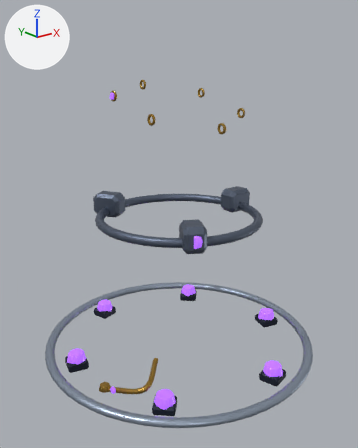
Two versions of the glTF model game/assets/structures/tower_singularity_range_s10.glb, one commit apart.
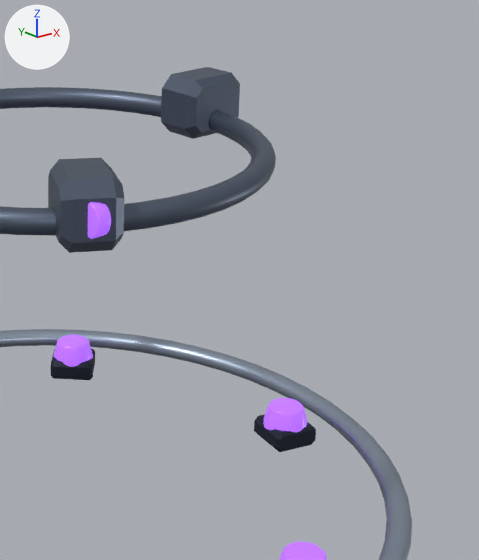
The first picture shows the older version from a camera (50 mm lens) standing at (-2.73, -3.41, 2.6) and looking at (-0.04, -0.05, 1.25). The close-ups show the older and then the newer version on the part from 45% to 94% of the width and 36% to 82% of the height of that picture. Only the edits that show in the close-ups are written down. Arrows for +X, +Y and +Z are at upper left; the lights stay in place. Where no turn or scale is listed for an object, it has been applied to the vertices.

Objects in the first close-up: 'singularity_collar_lens2', 'singularity_collar_pod1', 'singularity_collar_pod2', 'singularity_collar_ring', 'singularity_projector_node2', 'singularity_projector_node3', 'singularity_projector_node4', 'singularity_projector_ring', 'singularity_projector_shoe2', 'singularity_projector_shoe3'.
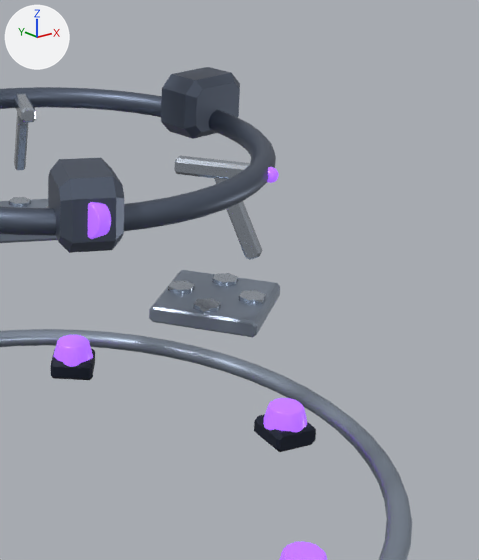
Edits to the bpy script that builds the scene:
```text
Add ob_singularity_collar_strut_b2:
    ob_singularity_collar_strut_b2 = bpy.data.objects.new('singularity_collar_strut_b2', me_mesh_24_1)  # 32 vertices, 60 faces; spans x -0.055..0.055, y -0.079..0.079, z -0.15..0.15; in mat_chrome (pale blue #c3ccd8)
    ob_singularity_collar_strut_b2.location = (0.33, 0.572, 1.16)
Add ob_singularity_collar_strut2:
    ob_singularity_collar_strut2 = bpy.data.objects.new('singularity_collar_strut2', me_mesh_23_1)  # 32 vertices, 60 faces; spans x -0.095..0.095, y -0.14..0.14, z -0.027..0.027; in mat_chrome (pale blue #c3ccd8)
    ob_singularity_collar_strut2.location = (0.3, 0.52, 1.3)
Add ob_singularity_foot_plate_bolts2_0:
    ob_singularity_foot_plate_bolts2_0 = bpy.data.objects.new('singularity_foot_plate_bolts2_0', me_mesh_1_1)  # 16 vertices, 24 faces; spans x -0.039..0.039, y -0.045..0.045, z -0.017..0.017; in mat_chrome (pale blue #c3ccd8)
    ob_singularity_foot_plate_bolts2_0.parent = ob_singularity_foot_plate_bolts2
    ob_singularity_foot_plate_bolts2_0.location = (0.12, 0.0, 0.0)
Add ob_singularity_foot_plate_bolts2:
    ob_singularity_foot_plate_bolts2 = bpy.data.objects.new('singularity_foot_plate_bolts2', None)
    ob_singularity_foot_plate_bolts2.parent = ob_singularity_up_range_l2_arm2
    ob_singularity_foot_plate_bolts2.location = (0.6, 0.0, 0.865)
Add ob_singularity_up_range_l2_arm2:
    ob_singularity_up_range_l2_arm2 = bpy.data.objects.new('singularity_up_range_l2_arm2', None)
    ob_singularity_up_range_l2_arm2.parent = ob_singularity_arm2
    ob_singularity_up_range_l2_arm2.location = (0.0, 0.0, 0.0)
Add ob_singularity_arm2:
    ob_singularity_arm2 = bpy.data.objects.new('singularity_arm2', None)
    ob_singularity_arm2.parent = ob_tower_singularity_range_s10
    ob_singularity_arm2.location = (0.0, 0.0, 0.0)
    ob_singularity_arm2.rotation_euler = (0.0, 0.0, -2.094)  # degrees (0, 0, -120)
Add ob_singularity_foot_plate2:
    ob_singularity_foot_plate2 = bpy.data.objects.new('singularity_foot_plate2', me_mesh_19_1)  # 32 vertices, 60 faces; spans x -0.241..0.241, y -0.24..0.24, z -0.027..0.027; in mat_steel_plate (grey #9aa6b7)
    ob_singularity_foot_plate2.location = (0.3, 0.52, 0.84)
Add ob_singularity_collar_strut_pip1:
    ob_singularity_collar_strut_pip1 = bpy.data.objects.new('singularity_collar_strut_pip1', me_mesh_16_1)  # 400 vertices, 720 faces; spans x -0.025..0.025, y -0.025..0.025, z -0.025..0.025; in mat_energy_field (purple #9b5be8, glowing purple #9b5be8)
    ob_singularity_collar_strut_pip1.location = (0.38, -0.658, 1.3)
Add ob_singularity_collar_strut_b1:
    ob_singularity_collar_strut_b1 = bpy.data.objects.new('singularity_collar_strut_b1', me_mesh_15_1)  # 32 vertices, 60 faces; spans x -0.055..0.055, y -0.079..0.079, z -0.15..0.15; in mat_chrome (pale blue #c3ccd8)
    ob_singularity_collar_strut_b1.location = (0.33, -0.572, 1.16)
Add ob_singularity_collar_strut1:
    ob_singularity_collar_strut1 = bpy.data.objects.new('singularity_collar_strut1', me_mesh_14_1)  # 32 vertices, 60 faces; spans x -0.095..0.095, y -0.14..0.14, z -0.027..0.027; in mat_chrome (pale blue #c3ccd8)
    ob_singularity_collar_strut1.location = (0.3, -0.52, 1.3)
Add ob_singularity_foot_plate_bolts1_3:
    ob_singularity_foot_plate_bolts1_3 = bpy.data.objects.new('singularity_foot_plate_bolts1_3', me_mesh_1_1)  # 16 vertices, 24 faces; spans x -0.039..0.039, y -0.045..0.045, z -0.017..0.017; in mat_chrome (pale blue #c3ccd8)
    ob_singularity_foot_plate_bolts1_3.parent = ob_singularity_foot_plate_bolts1
    ob_singularity_foot_plate_bolts1_3.location = (0.0, 0.12, 0.0)
Add ob_singularity_foot_plate_bolts1:
    ob_singularity_foot_plate_bolts1 = bpy.data.objects.new('singularity_foot_plate_bolts1', None)
    ob_singularity_foot_plate_bolts1.parent = ob_singularity_up_range_l2_arm1
    ob_singularity_foot_plate_bolts1.location = (0.6, 0.0, 0.865)
Add ob_singularity_up_range_l2_arm1:
    ob_singularity_up_range_l2_arm1 = bpy.data.objects.new('singularity_up_range_l2_arm1', None)
    ob_singularity_up_range_l2_arm1.parent = ob_singularity_arm1
    ob_singularity_up_range_l2_arm1.location = (0.0, 0.0, 0.0)
Add ob_singularity_arm1:
    ob_singularity_arm1 = bpy.data.objects.new('singularity_arm1', None)
    ob_singularity_arm1.parent = ob_tower_singularity_range_s10
    ob_singularity_arm1.location = (0.0, 0.0, 0.0)
    ob_singularity_arm1.rotation_euler = (0.0, 0.0, 2.094)  # degrees (0, 0, 120)
Add ob_singularity_foot_plate_bolts1_2:
    ob_singularity_foot_plate_bolts1_2 = bpy.data.objects.new('singularity_foot_plate_bolts1_2', me_mesh_1_1)  # 16 vertices, 24 faces; spans x -0.039..0.039, y -0.045..0.045, z -0.017..0.017; in mat_chrome (pale blue #c3ccd8)
    ob_singularity_foot_plate_bolts1_2.parent = ob_singularity_foot_plate_bolts1
    ob_singularity_foot_plate_bolts1_2.location = (-0.12, 0.0, 0.0)
Add ob_singularity_foot_plate_bolts1_1:
    ob_singularity_foot_plate_bolts1_1 = bpy.data.objects.new('singularity_foot_plate_bolts1_1', me_mesh_1_1)  # 16 vertices, 24 faces; spans x -0.039..0.039, y -0.045..0.045, z -0.017..0.017; in mat_chrome (pale blue #c3ccd8)
    ob_singularity_foot_plate_bolts1_1.parent = ob_singularity_foot_plate_bolts1
    ob_singularity_foot_plate_bolts1_1.location = (0.0, -0.12, 0.0)
Add ob_singularity_foot_plate_bolts1_0:
    ob_singularity_foot_plate_bolts1_0 = bpy.data.objects.new('singularity_foot_plate_bolts1_0', me_mesh_1_1)  # 16 vertices, 24 faces; spans x -0.039..0.039, y -0.045..0.045, z -0.017..0.017; in mat_chrome (pale blue #c3ccd8)
    ob_singularity_foot_plate_bolts1_0.parent = ob_singularity_foot_plate_bolts1
    ob_singularity_foot_plate_bolts1_0.location = (0.12, 0.0, 0.0)
Add ob_singularity_foot_plate1:
    ob_singularity_foot_plate1 = bpy.data.objects.new('singularity_foot_plate1', me_mesh_10_1)  # 32 vertices, 60 faces; spans x -0.241..0.241, y -0.24..0.24, z -0.027..0.027; in mat_steel_plate (grey #9aa6b7)
    ob_singularity_foot_plate1.location = (0.3, -0.52, 0.84)
```

Changed parts and their boxes [x1, y1, x2, y2] in the close-ups (479 x 560 px):
'singularity_foot_plate1', added: after [149, 270, 280, 337]
'singularity_collar_strut1', added (pale blue): after [174, 155, 251, 179]
'singularity_collar_strut_b1', added (pale blue): after [214, 178, 263, 260]
'singularity_foot_plate2', added: after [0, 199, 57, 243]
'singularity_collar_strut_b2', added: after [14, 112, 29, 170]
'singularity_collar_strut2', added (pale blue): after [14, 93, 36, 123]
'singularity_foot_plate_bolts1_1', added: after [193, 298, 221, 313]
'singularity_foot_plate_bolts1_0', added: after [239, 291, 265, 305]
'singularity_foot_plate_bolts1_2', added: after [168, 281, 195, 294]
'singularity_foot_plate_bolts1_3', added: after [212, 273, 238, 286]
'singularity_foot_plate_bolts2_0', added: after [9, 197, 31, 207]
'singularity_collar_strut_pip1', added: after [267, 167, 279, 183]
